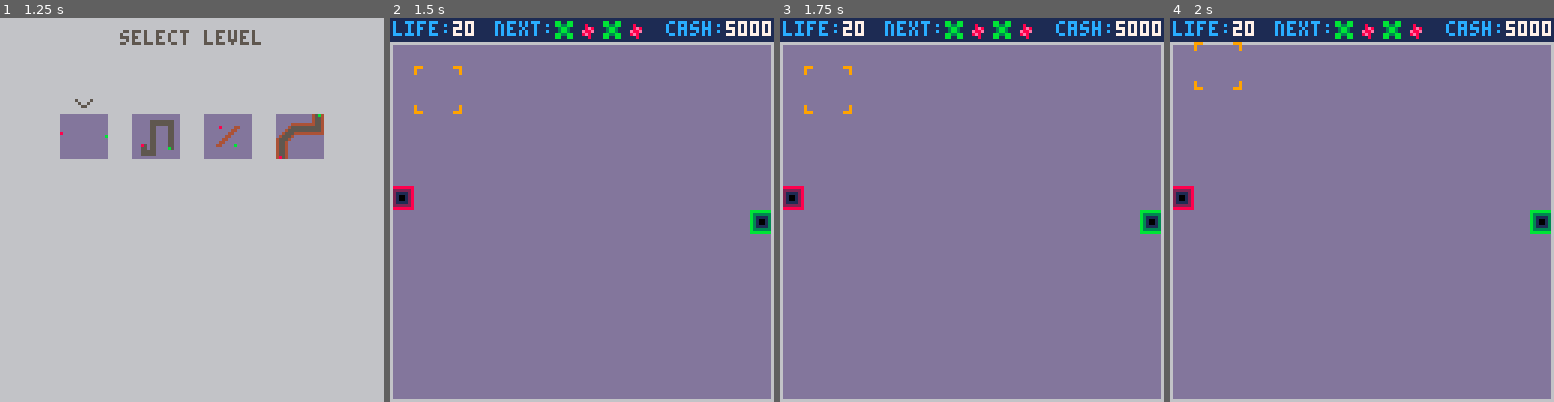
Above: before the commit, frames 1-4 (left to right).
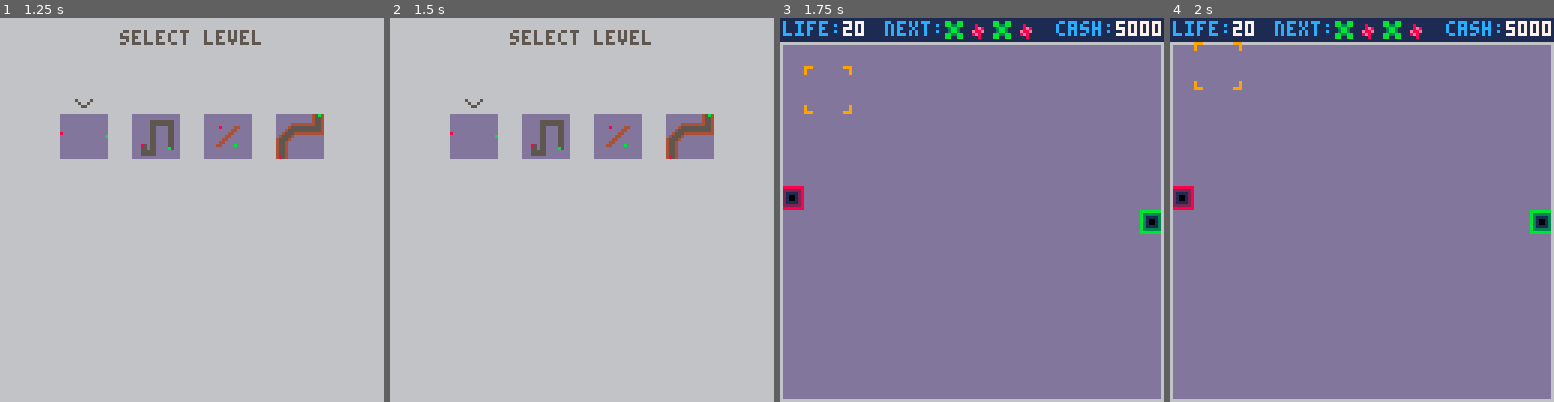
Above: after the commit, the same moments.

Repository: langchr86/pico-bubble-towers
Game: PICO-8 cartridge pico-proto.p8
Same seed, same stepped clock (60 frames per second), same inputs: the game is played once before the commit and once after it.
Inputs:
- Up to frame 1 (1.25 s): tap O (Z key) at 0.33, 1.07 s; tap Down at 0.7 s
- Up to frame 2 (1.5 s): tap X (X key) at 1.43 s
- Up to frame 3 (1.75 s): no input
- Up to frame 4 (2 s): hold Up from 1.97 s (still down)

Frame 1 is identical in both runs. In frame 2, 92% of the frame differs, in the area x 0-100%, y 0-100%; in frame 3, nothing differs; in frame 4, nothing differs.

Commit message:
add ghost enemies

Diff:
--- a/pico-proto.p8
+++ b/pico-proto.p8
@@ -42,8 +42,8 @@
 0000000088888888bbbbbbbb99000099000000000000000000000000000000000000000000000000000000000000000000000000000000000000000000000000
 0000000082222228b333333b90000009000000000000000000000000000000000000000000000000000000000000000000000000000000000000000000000000
 0000000082111128b311113b00000000000000000000000000000000000000000000000000000000000000000000000000000000000000000000000000000000
-000c000082100128b310013b00000000000880000000000000000000000000000000000000000000000000000000000000000000000000000000000000000000
-0000c00082100128b310013b00000000000880000000000000000000000000000000000000000000000000000000000000000000000000000000000000000000
+000c000082100128b310013b000000000008800000000000000000000000b0000000000000000000000000000000000000000000000000000000000000000000
+0000c00082100128b310013b00000000000880000000000000000000000b00000000000000000000000000000000000000000000000000000000000000000000
 0000000082111128b311113b00000000000000009000000000000009000000000000000000000000000000000000000000000000000000000000000000000000
 0000000082222228b333333b90000009000000009000000000000009000000000000000000000000000000000000000000000000000000000000000000000000
 0000000088888888bbbbbbbb99000099000000009990000000000999000000000000000000000000000000000000000000000000000000000000000000000000
--- a/src/enemy.lua
+++ b/src/enemy.lua
@@ -67,6 +67,11 @@
 ---@return Enemy
 function Enemy:Clone()
   return Enemy:New(self.type, self.life)
+end
+
+---@return boolean
+function Enemy:IsGhost()
+  return self.type == 0
 end
 
 ---@param pos Point
--- a/src/game_session.lua
+++ b/src/game_session.lua
@@ -5,6 +5,7 @@
 ---@field start Point
 ---@field goal Point
 ---@field enemy_path Point[]
+---@field ghost_path Point[]
 ---@field tower_list Tower[]
 ---@field modifier_tower_list Tower[]
 ---@field tower_selected Tower|nil
@@ -23,6 +24,7 @@
     start = Point:New(0, 0),
     goal = Point:New(0, 0),
     enemy_path = {},
+    ghost_path = {},
     tower_list = {},
     modifier_tower_list = {},
     tower_selected = nil,
@@ -37,6 +39,7 @@
 
   instance:SearchSpecialPoints()
   assert(instance:CalculateNewPath())
+  assert(instance:CalculateGhostPath())
   instance:PrepareCursorMenu()
 
   return instance
@@ -174,7 +177,7 @@
   local start_point = ConvertTileToPixel(self.start)
 
   local next_wave = --[[---@type Wave]] deli(self.wave_list, 1)
-  next_wave:Start(start_point, self.enemy_path)
+  next_wave:Start(start_point, self.enemy_path, self.ghost_path)
 
   add(self.active_wave_list, next_wave)
 end
@@ -208,6 +211,22 @@
   end
 
   self.enemy_path = ConvertTileToPixelPath(path)
+  return true
+end
+
+---@return boolean
+function GameSession:CalculateGhostPath()
+  local function is_coord_reachable(x, y)
+    return y ~= 0
+  end
+
+  ---@type Point[]|boolean
+  local path = LuaStar:Find(15, 15, self.start, self.goal, is_coord_reachable)
+  if path == false then
+    return false
+  end
+
+  self.ghost_path = ConvertTileToPixelPath(path)
   return true
 end
 
@@ -232,6 +251,10 @@
   for pos in all(self.enemy_path) do
     spr(16, pos.x, pos.y)
   end
+
+  for pos in all(self.ghost_path) do
+    spr(23, pos.x, pos.y)
+  end
 end
 
 function GameSession:DrawStats()
--- a/src/wave.lua
+++ b/src/wave.lua
@@ -24,10 +24,17 @@
 
 ---@param start Point
 ---@param enemy_path Point[]
-function Wave:Start(start, enemy_path)
+---@param ghost_path Point[]
+function Wave:Start(start, enemy_path, ghost_path)
   for i = 1, self.enemy_count do
     local enemy = self.enemy_template:Clone()
-    enemy:Activate(start, enemy_path)
+
+    if enemy:IsGhost() then
+      enemy:Activate(start, ghost_path)
+    else
+      enemy:Activate(start, enemy_path)
+    end
+
     add(self.baby_list, enemy)
   end
 end
